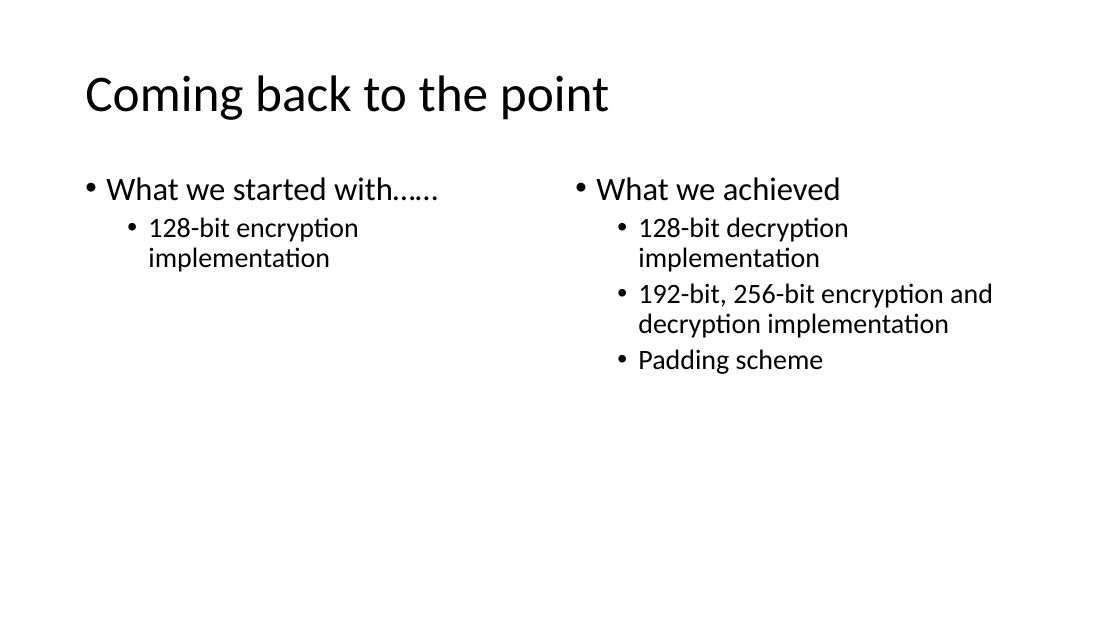
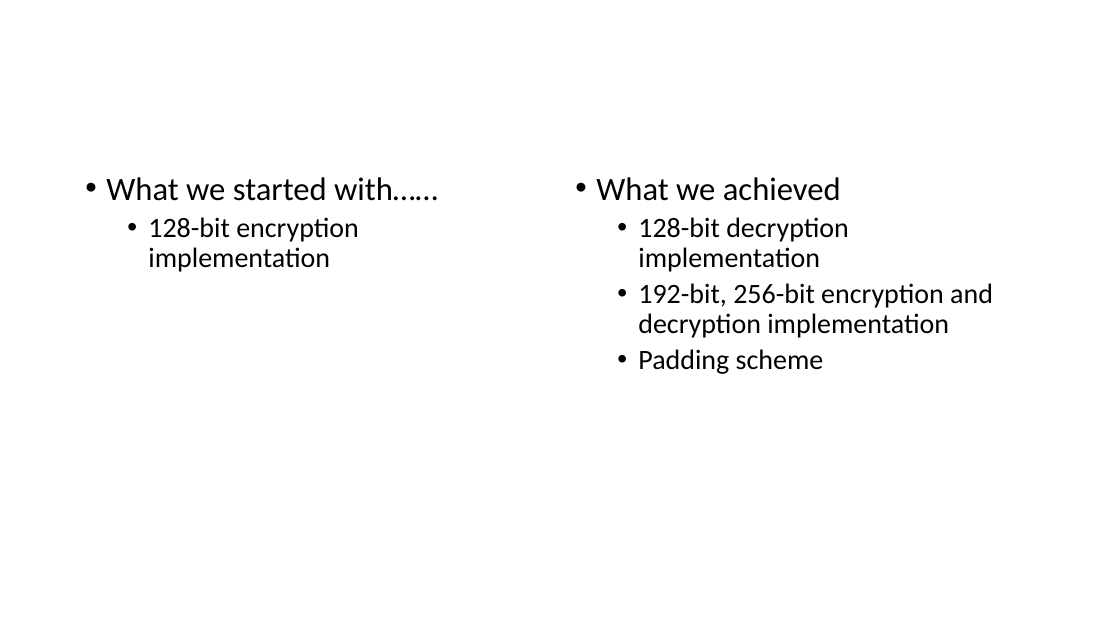
Before and after one commit to KrishnaChintapalli/SecurityAlgorithm, a slide deck: slide 5 of securityProject.pptx (slide 6 before the commit). Drawn at 1120x630 pixels with LibreOffice and Linux fonts; fonts in the diff are those of the drawing. Boxes give left, top, right and bottom in pixels: in the first picture for what was removed or moved away, otherwise in the second. Text is boxed around its words. In the diff, an @@ line names an element or a change of style, - is before the commit and + after.

```diff
--- a/securityProject.pptx
+++ b/securityProject.pptx
@@ title removed at <box>85,75,609,120</box> @@
-Coming back to the point
```
Also in this commit, not shown: 1 slide removed.
